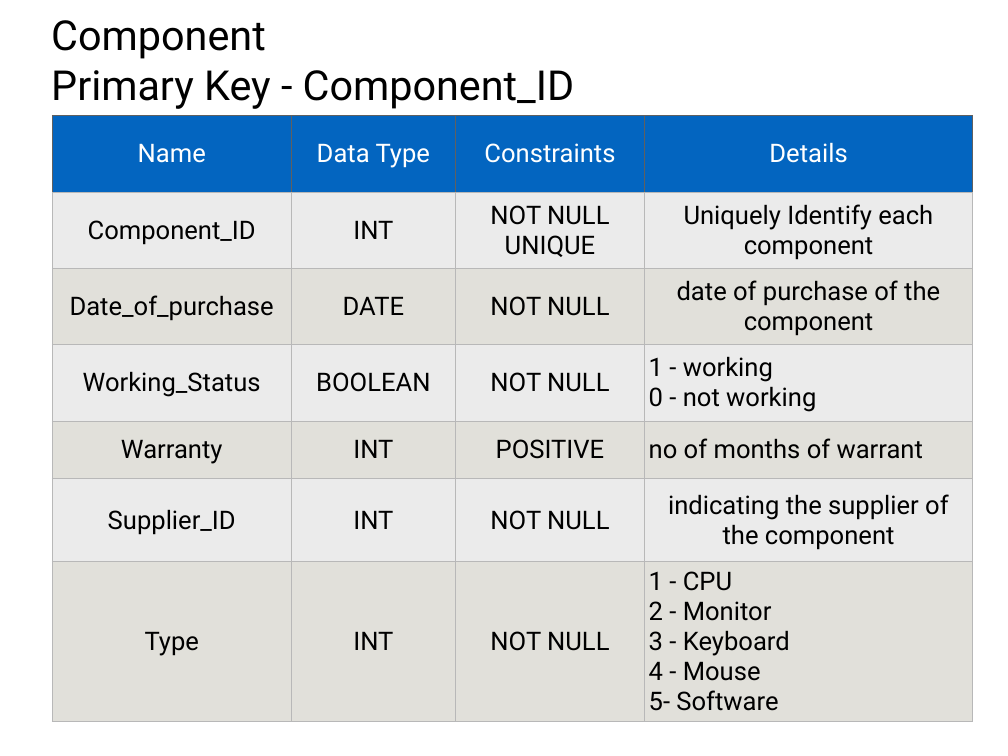
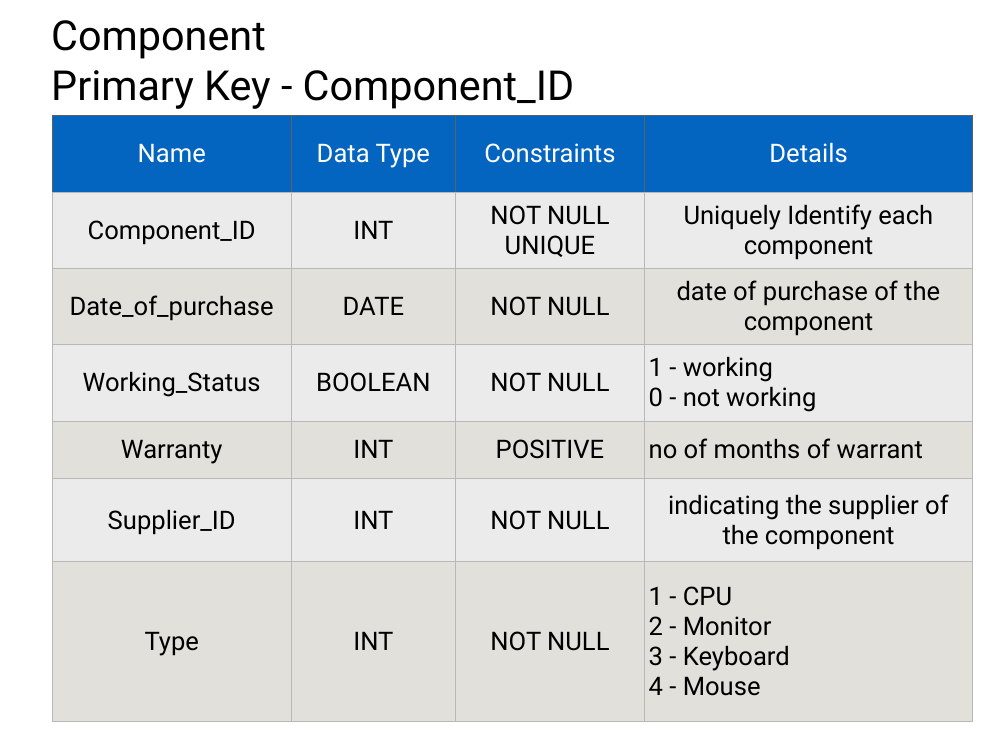
Before and after one commit to SanketSKasar/VJTI-DBA-Project, a slide deck: slide 22 of ProjectDetails/Presentation.pptx. Drawn at 1008x756 pixels with LibreOffice and Linux fonts; fonts in the diff are those of the drawing. Boxes give left, top, right and bottom in pixels: in the first picture for what was removed or moved away, otherwise in the second. Text is boxed around its words. In the diff, an @@ line names an element or a change of style, - is before the commit and + after.

```diff
--- a/ProjectDetails/Presentation.pptx
+++ b/ProjectDetails/Presentation.pptx
@@ table at bbox=[52, 116, 973, 722] @@
-row 7, column 4: 1 - CPU / 2 - Monitor / 3 - Keyboard / 4 - Mouse / 5- Software
+row 7, column 4: 1 - CPU / 2 - Monitor / 3 - Keyboard / 4 - Mouse
```
Also in this commit, not shown: 7 other slides changed, 1 other file.
